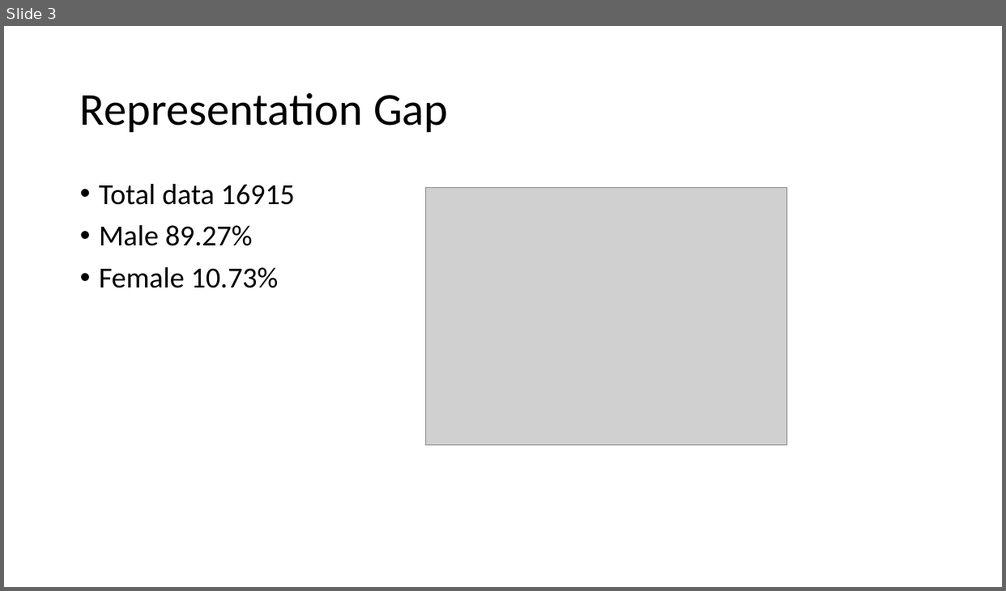
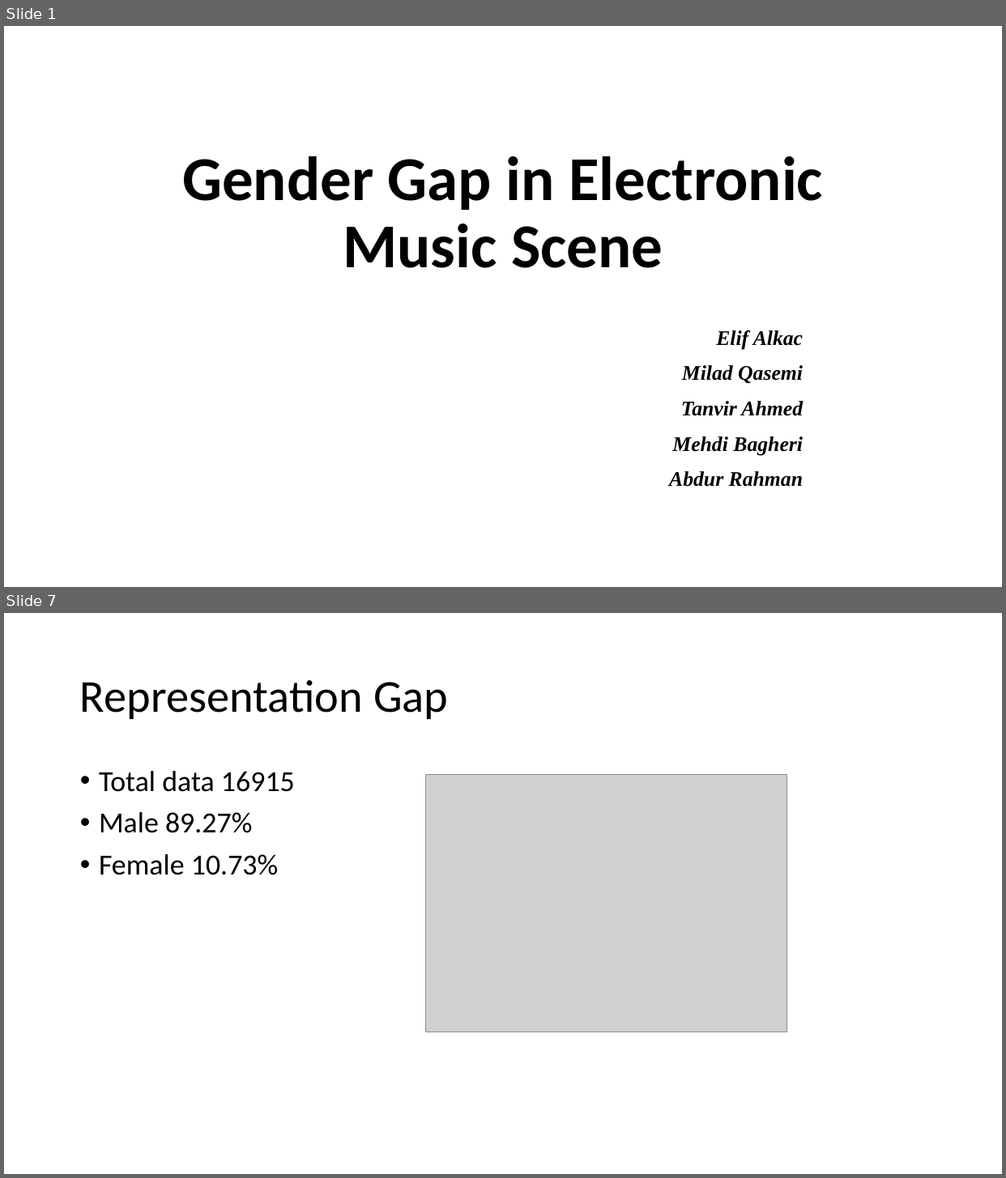
Before and after one commit to polando/GenderGap, a slide deck: Presentation/Final_presentation.pptx. Shown one above the other, each under a label of ours: slide 3 before the commit, slides 1 and 7 after it; the slides between them are not shown. The pictures are 1006x591 and 1006x1178 pixels, drawn with LibreOffice and Linux fonts; fonts in the diff are those of the drawing; grey boxes stand for pictures. Boxes give left, top, right and bottom in pixels: in the first picture for what was removed or moved away, otherwise in the second. Text is boxed around its words. In the diff, an @@ line names an element or a change of style, - is before the commit and + after.

```diff
--- a/Presentation/Final_presentation.pptx
+++ b/Presentation/Final_presentation.pptx
@@ slide 1 added at [4, 26, 1002, 587], background #FFFFFF @@
@@ title added at [182, 156, 823, 268], 60 pt, text #000000, bold @@
+Gender Gap in Electronic Music Scene
@@ subtitle added at [669, 331, 803, 487], 20 pt, text #000000, bold, italic @@
+Elif Alkac
+Milad Qasemi
+Tanvir Ahmed
+Mehdi Bagheri
+Abdur Rahman
@@ what was slide 3 is now slide 7 @@
```
Also in this commit, not shown: 3 slides changed, 9 other slides added, 2 slides removed.
